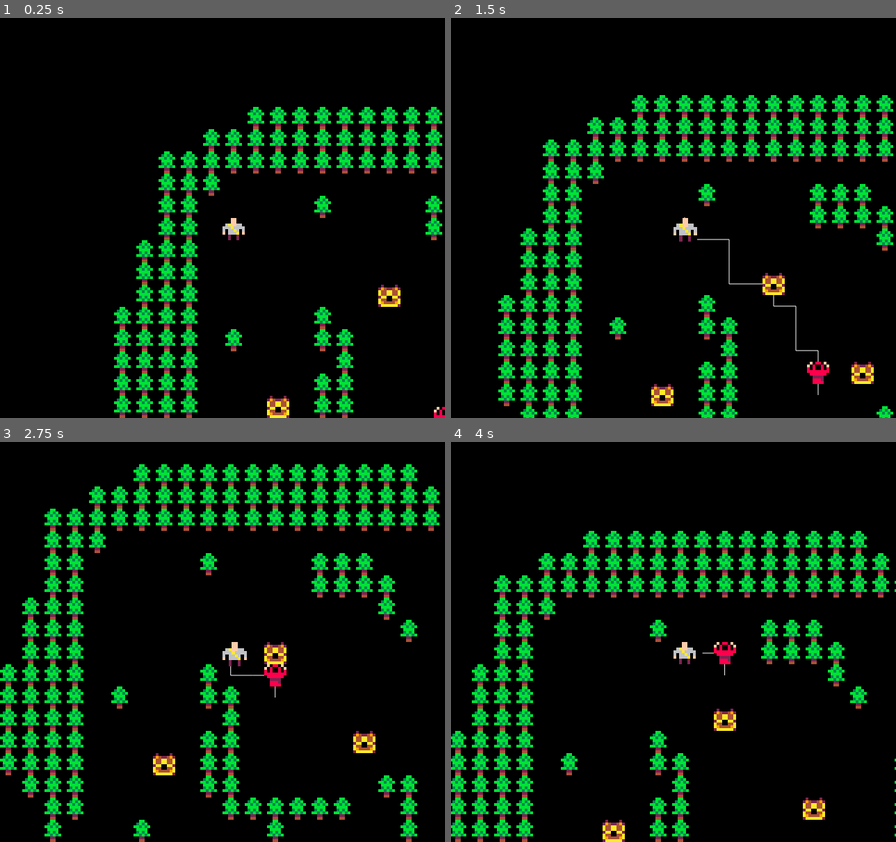
Above: before the commit, frames 1-4 (two rows, left to right).
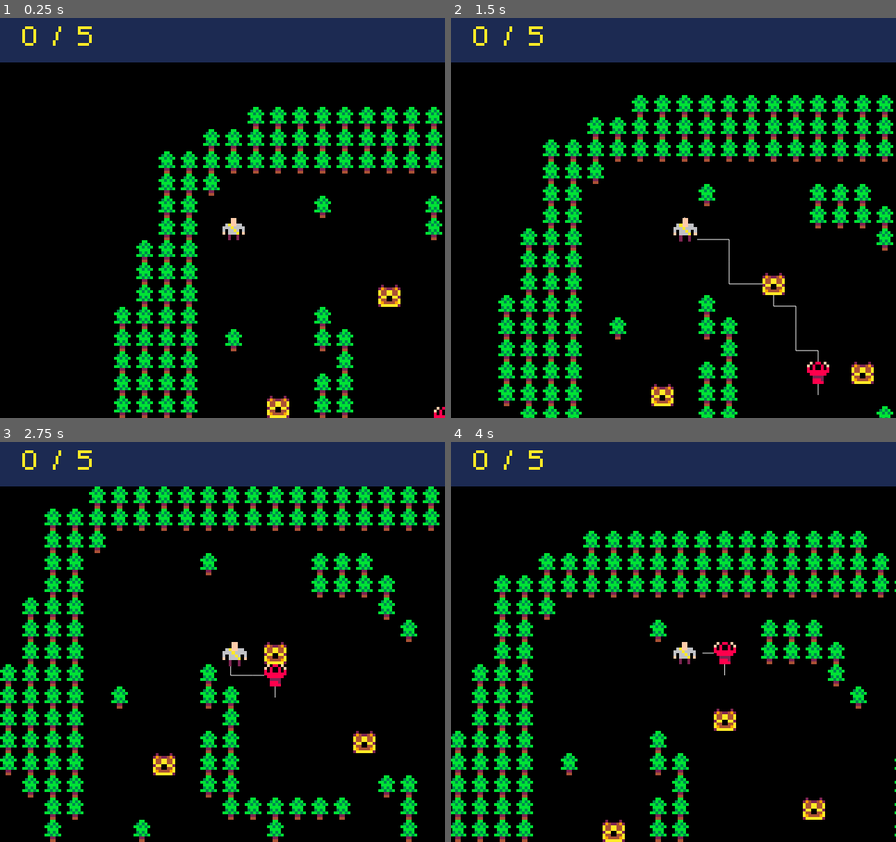
Above: after the commit, the same moments.

Repository: heysai06/dungeon-ducket-delve
Game: Godot game, scene res://main.tscn
Same seed, same stepped clock (60 frames per second), same inputs: the game is played once before the commit and once after it.
Inputs:
- Up to frame 1 (0.25 s): no input
- Up to frame 2 (1.5 s): tap Enter at 0.5 s; hold Right (ui_right) 0.53-1.28 s; hold Down (ui_down) from 1.28 s (still down)
- Up to frame 3 (2.75 s): release Down (ui_down) at 2.03 s; hold Right (ui_right) from 2.03 s (still down)
- Up to frame 4 (4 s): release Right (ui_right) at 2.78 s; hold Up (ui_up) 2.78-3.53 s; hold Left (ui_left) from 3.53 s (still down)

The runs differ from the first frame. In frame 1, 11% of the frame differs, in the area x 0-100%, y 0-12%; in frame 2, 11%; in frame 3, 11%; in frame 4, 11%.

Commit message:
Added HUD element to the player scene

Diff:
--- /dev/null
+++ b/HUD.gd
@@ -0,0 +1,15 @@
+extends Control
+
+var player
+
+func _ready():
+	yield(get_tree(), "idle_frame")
+	var tree = get_tree()
+
+	if tree.has_group("Player"):
+		player = tree.current_scene.get_node("Player")
+
+
+# Called every frame. 'delta' is the elapsed time since the previous frame.
+func _process(delta):
+	$RichTextLabel.text = String(player.coins_collected) + " / 5"
--- /dev/null
+++ b/HUD.tscn
@@ -0,0 +1,36 @@
+[gd_scene load_steps=4 format=2]
+
+[ext_resource path="res://fonts/m5x7.ttf" type="DynamicFontData" id=1]
+[ext_resource path="res://HUD.gd" type="Script" id=2]
+
+[sub_resource type="DynamicFont" id=1]
+font_data = ExtResource( 1 )
+
+[node name="HUD" type="Control"]
+margin_left = -80.0
+margin_top = -72.0
+margin_right = 80.0
+margin_bottom = -64.0
+script = ExtResource( 2 )
+__meta__ = {
+"_edit_use_anchors_": false
+}
+
+[node name="ColorRect" type="ColorRect" parent="."]
+margin_right = 160.0
+margin_bottom = 16.0
+color = Color( 0.113725, 0.168627, 0.32549, 1 )
+__meta__ = {
+"_edit_use_anchors_": false
+}
+
+[node name="RichTextLabel" type="RichTextLabel" parent="."]
+margin_left = 8.0
+margin_right = 48.0
+margin_bottom = 16.0
+custom_fonts/normal_font = SubResource( 1 )
+custom_colors/default_color = Color( 1, 0.92549, 0.152941, 1 )
+text = "0 / 5"
+__meta__ = {
+"_edit_use_anchors_": false
+}
--- a/player/player.gd
+++ b/player/player.gd
@@ -7,6 +7,8 @@
 var input_direction = Vector2(0,0)
 var is_moving = false
 var percent_moved_to_next_tile = 0.0
+var coins_collected = 0
+var chests = []
 
 onready var anim_player = $AnimationPlayer
 onready var ray = $RayCast2D
@@ -18,6 +20,12 @@
 func _ready():
 	yield(get_tree(), "idle_frame")
 	var tree = get_tree()
+
+	chests = tree.get_nodes_in_group("Chest")
+	print(chests)
+
+	for x in chests:
+		print(x.connect("coin_awarded", self, "increase_coin_collected_count"))
 
 	initial_position = position
 
@@ -63,3 +71,7 @@
 			emit_signal("bumped_chest",ray.get_collider().name, input_direction)
 
 		is_moving = false
+
+func increase_coin_collected_count():
+	coins_collected += 1
+	print(coins_collected)
--- a/player/player.tscn
+++ b/player/player.tscn
@@ -1,7 +1,8 @@
-[gd_scene load_steps=5 format=2]
+[gd_scene load_steps=6 format=2]
 
 [ext_resource path="res://player/player.tres" type="Texture" id=1]
 [ext_resource path="res://player/player.gd" type="Script" id=2]
+[ext_resource path="res://HUD.tscn" type="PackedScene" id=3]
 
 [sub_resource type="RectangleShape2D" id=1]
 extents = Vector2( 4.05443, 4.03684 )
@@ -34,6 +35,8 @@
 [node name="Camera2D" type="Camera2D" parent="."]
 current = true
 
+[node name="HUD" parent="Camera2D" instance=ExtResource( 3 )]
+
 [node name="CollisionShape2D" type="CollisionShape2D" parent="." groups=[
 "Player",
 ]]
